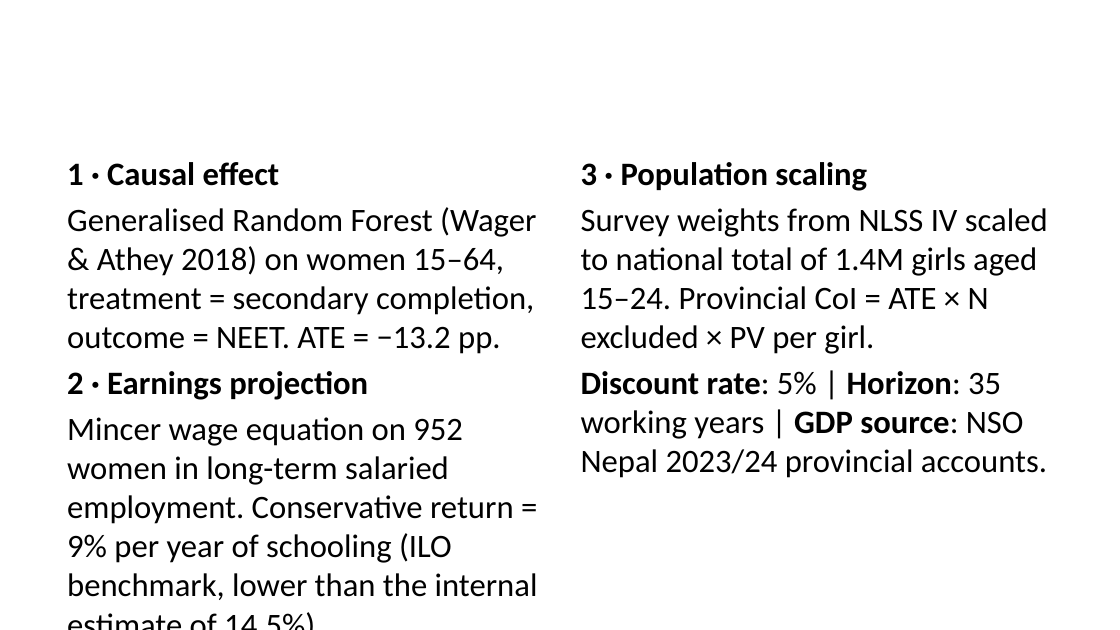
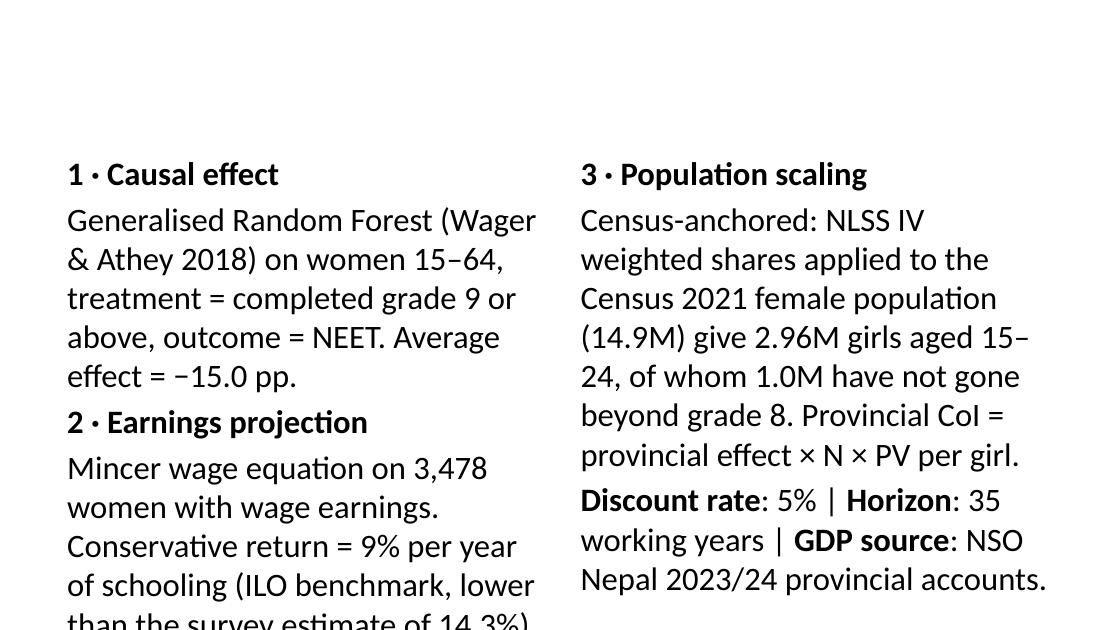
Before and after one commit to hgrueso/nepal-cost-of-inaction, a slide deck: slide 37 of reports/nepal_slides_en.pptx (slide 32 before the commit). Drawn at 1120x630 pixels with LibreOffice and Linux fonts; fonts in the diff are those of the drawing. Boxes give left, top, right and bottom in pixels: in the first picture for what was removed or moved away, otherwise in the second. Text is boxed around its words. In the diff, an @@ line names an element or a change of style, - is before the commit and + after.

```diff
--- a/reports/nepal_slides_en.pptx
+++ b/reports/nepal_slides_en.pptx
@@ text at box(67, 207, 536, 393): text changed @@
-Generalised Random Forest (Wager & Athey 2018) on women 15–64, treatment = secondary completion, outcome = NEET. ATE = −13.2 pp.
+Generalised Random Forest (Wager & Athey 2018) on women 15–64, treatment = completed grade 9 or above, outcome = NEET. Average effect = −15.0 pp.
@@ text at box(581, 208, 1030, 472): text changed @@
-Survey weights from NLSS IV scaled to national total of 1.4M girls aged 15–24. Provincial CoI = ATE × N excluded × PV per girl.
+Census-anchored: NLSS IV weighted shares applied to the Census 2021 female population (14.9M) give 2.96M girls aged 15–24, of whom 1.0M have not gone beyond grade 8. Provincial CoI = provincial effect × N × PV per girl.
@@ text at box(67, 456, 535, 602): text changed @@
-Mincer wage equation on 952 women in long-term salaried employment. Conservative return = 9% per year of schooling (ILO benchmark, lower than the internal estimate of 14.5%).
+Mincer wage equation on 3,478 women with wage earnings. Conservative return = 9% per year of schooling (ILO benchmark, lower than the survey estimate of 14.3%).
```
Also in this commit, not shown: 20 other slides changed, 15 slides added, 5 slides removed, 14 other files.
